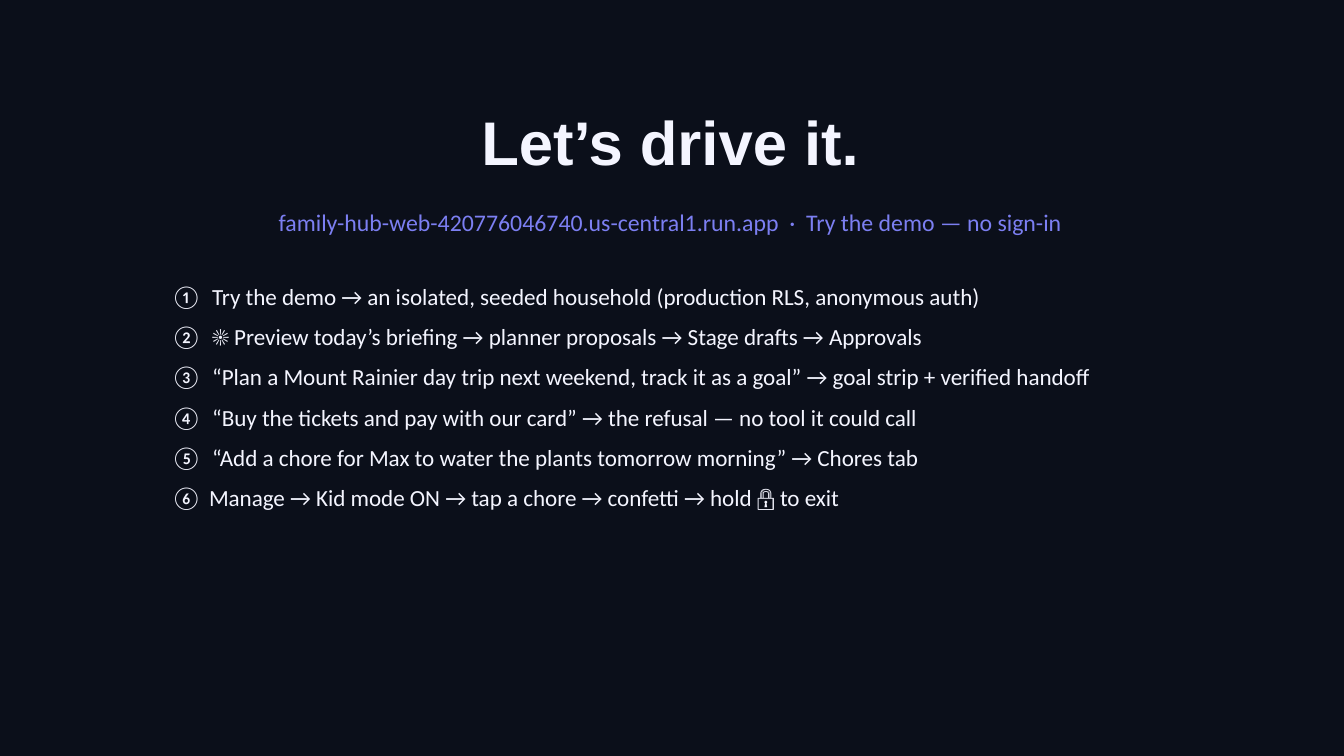
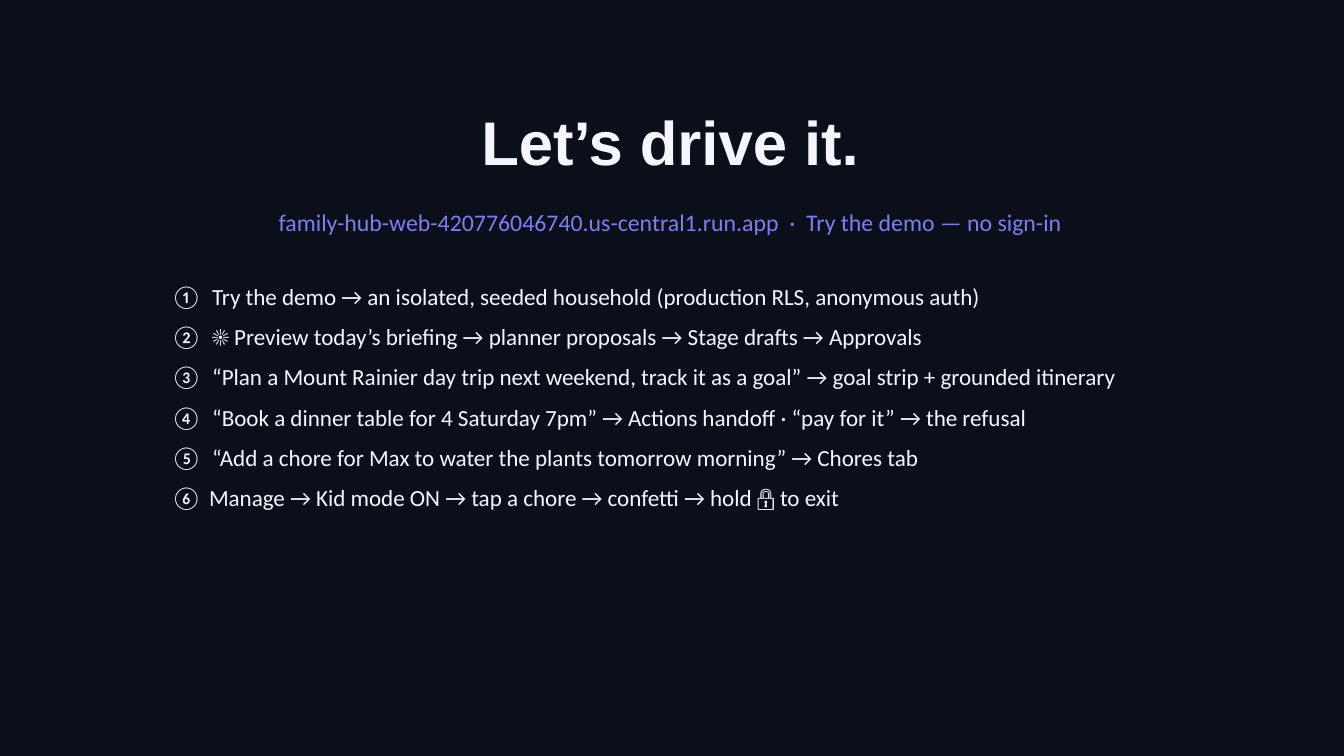
Before and after one commit to msampath/fam-hub, a slide deck: slide 8 of planning/video-deck.pptx. Drawn at 1344x756 pixels with LibreOffice and Linux fonts; fonts in the diff are those of the drawing. Boxes give left, top, right and bottom in pixels: in the first picture for what was removed or moved away, otherwise in the second. Text is boxed around its words. In the diff, an @@ line names an element or a change of style, - is before the commit and + after.

```diff
--- a/planning/video-deck.pptx
+++ b/planning/video-deck.pptx
@@ text at [171,366,1115,430]: text changed @@
-③ “Plan a Mount Rainier day trip next weekend, track it as a goal” → goal strip + verified handoff
-④ “Buy the tickets and pay with our card” → the refusal — no tool it could call
+③ “Plan a Mount Rainier day trip next weekend, track it as a goal” → goal strip + grounded itinerary
+④ “Book a dinner table for 4 Saturday 7pm” → Actions handoff · “pay for it” → the refusal
```
Also in this commit, not shown: 8 other files.
